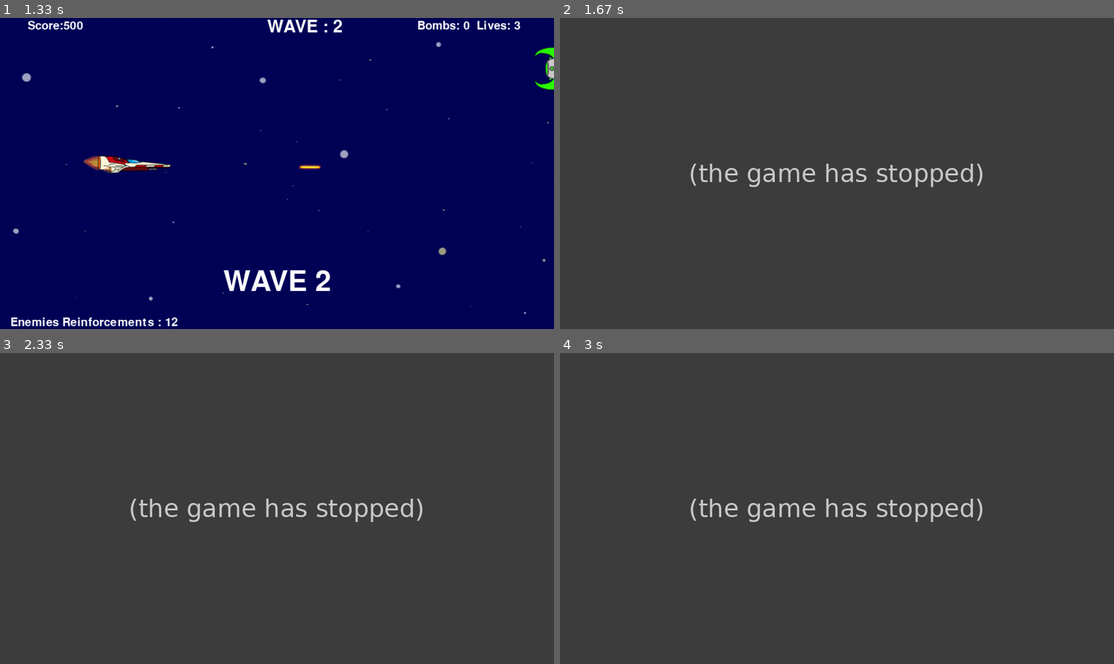
Above: before the commit, frames 1-4 (two rows, left to right).
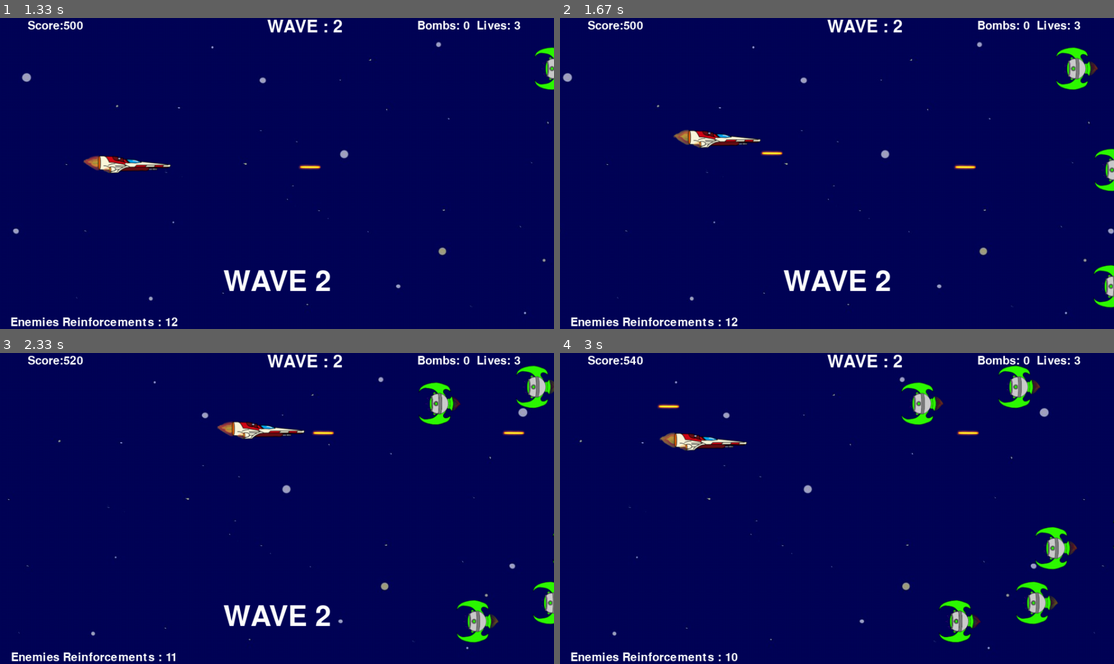
Above: after the commit, the same moments.

Repository: Demi-hero/UoN_Game_Project
Game: pygame game, started from Main.py
The game is run twice, just before and just after one commit, with the same random seed, the same clock (stepped at 60 frames per second) and the same inputs.
Inputs:
- Up to frame 1 (1.33 s): tap Space at 0.33, 1.07 s; tap B at 0.67 s; hold Right from 1 s (still down)
- Up to frame 2 (1.67 s): tap Space at 1.37, 1.62 s; release Right at 1.47 s; hold Up from 1.55 s (still down)
- Up to frame 3 (2.33 s): release Up at 1.85 s; hold Right from 1.88 s (still down); tap Space at 1.95, 2.25 s; tap B at 2.03 s
- Up to frame 4 (3 s): release Right at 2.35 s; hold Left 2.38-2.92 s; tap Space at 2.45, 2.75 s; hold Down from 2.95 s (still down)

Frame 1 is identical in both runs. In frame 2, 100% of the frame differs, in the area x 0-100%, y 0-100%; in frame 3, 100%; in frame 4, 100%.
Error before the commit: AttributeError: 'AudioFiles' object has no attribute 'ping' (gamedata.py line 202); the game stopped at 1.58 s (later frames are placeholders)

Commit message:
Update av_data.py

Diff:
--- a/av_data.py
+++ b/av_data.py
@@ -30,6 +30,7 @@
         self.boom = pyg.mixer.Sound(os.path.join("sounds", "boom.wav"))
         self.pickup = pyg.mixer.Sound(os.path.join("sounds", "Power-Up.wav"))
         self.ult = pyg.mixer.Sound(os.path.join("sounds", "ult.wav"))
+        self.ping = pyg.mixer.Sound(os.path.join("sounds", "ping.wav"))
         pyg.mixer.init()
         pyg.mixer.music.load(self.background_music)
         pyg.mixer.music.play(-1)
